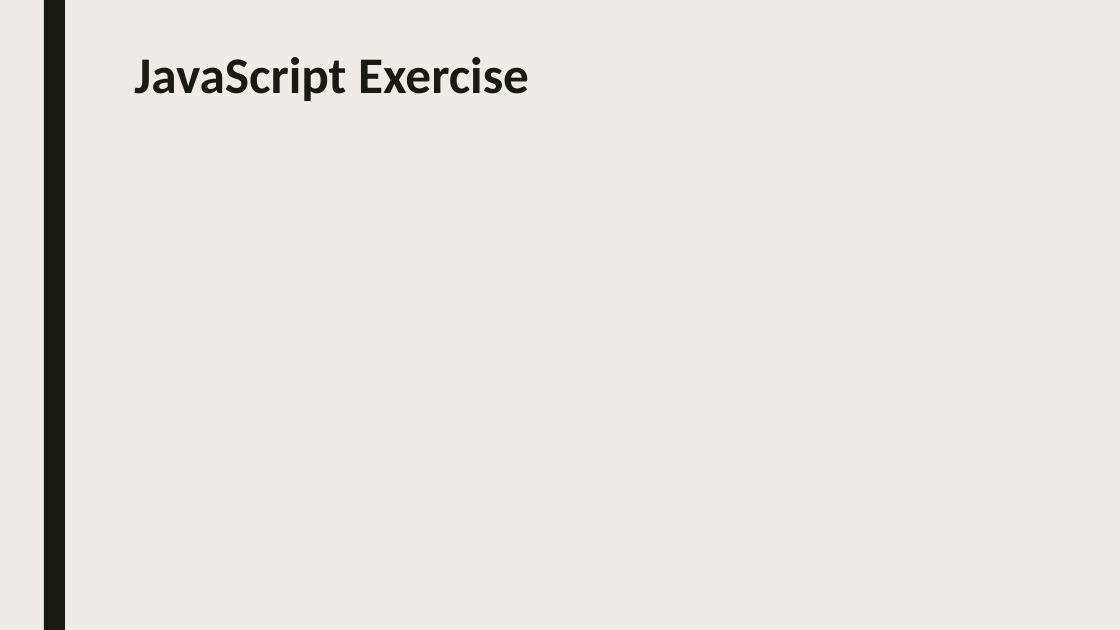
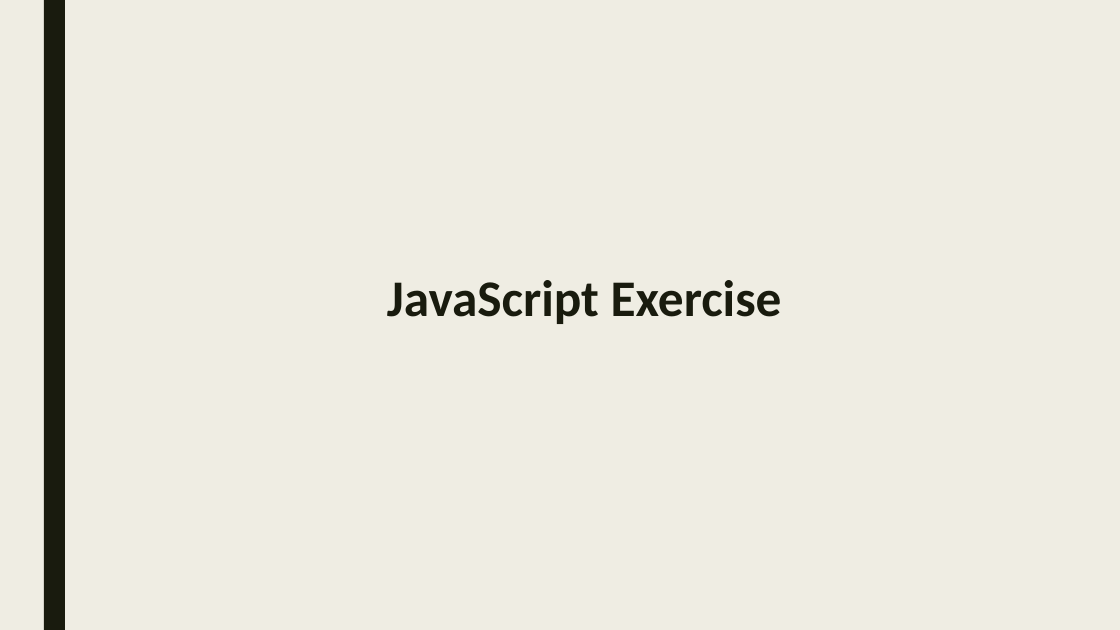
Before and after one commit to sayyidkhan/web_intro_2022, a slide deck: slide 30 of ppt/WY added.pptx (slide 11 before the commit). Drawn at 1120x630 pixels with LibreOffice and Linux fonts; fonts in the diff are those of the drawing. Boxes give left, top, right and bottom in pixels: in the first picture for what was removed or moved away, otherwise in the second. Text is boxed around its words. In the diff, an @@ line names an element or a change of style, - is before the commit and + after.

Commit message:
Completed missing content & exercise from previous 5 slides
The original 5 ppt didn't have all the HTML tags, CSS selector, JS interactions included.
I created a separate file to address the necessary content.

```diff
--- a/ppt/WY added.pptx
+++ b/ppt/WY added.pptx
@@ title "JavaScript Exercise" moved from (x1=134, y1=57, x2=529, y2=101) to (x1=387, y1=280, x2=782, y2=324) @@
@@ title "JavaScript Exercise" at (x1=387, y1=280, x2=782, y2=324): alignment left to centre @@
```
Also in this commit, not shown: 3 other slides changed, 23 slides added, 1 other file.
